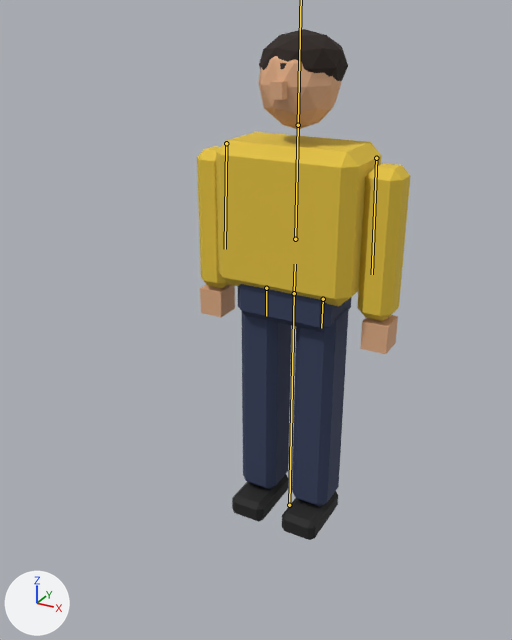
One commit to the glTF model public/assets/player.glb: the scene before it, then after it.
Before and after are seen from a 50 mm lens placed at (1.008, -2.115, 1.843), pointed at (0.015, -0.309, 0.94). The lights are fixed; the arrows at lower left show +X, +Y and +Z. The picture after the commit comes second. The bones that bend it are drawn over the model as lines.

Names of what the first picture shows: 'player_arm.L', 'player_arm.R', 'player_hair', 'player_hand.L', 'player_hand.R', 'player_head', 'player_leg.L', 'player_leg.R', 'player_nose', 'player_pelvis', 'player_shoe.L', 'player_shoe.R', 'player_torso'.
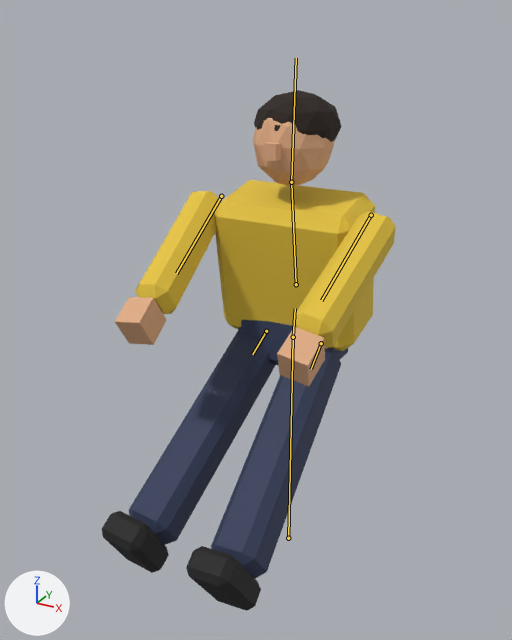
The newer file adds an action. The first version stands in its rest pose; the second is drawn at frame 12 of the action 'Ride'.

Changed parts and their boxes [x1, y1, x2, y2] in the pictures (512 x 640 px):
'player_torso', posed: before [216, 132, 381, 306]; after [214, 180, 375, 351]
'player_leg.R', posed: before [242, 312, 292, 489]; after [129, 331, 276, 545]
'player_leg.L', posed (126% wider, 16% taller): before [292, 307, 349, 506]; after [211, 348, 341, 578]
'player_arm.L', posed (91% wider, 13% shorter): before [357, 163, 410, 321]; after [293, 211, 395, 348]
'player_head', posed (7% shorter): before [258, 56, 341, 129]; after [253, 118, 334, 186]
'player_arm.R', posed: before [197, 146, 228, 288]; after [135, 191, 220, 314]
'player_hair', posed: before [259, 29, 348, 81]; after [254, 90, 342, 142]
'player_shoe.L', posed: before [282, 491, 338, 540]; after [186, 546, 261, 611]
'player_shoe.R', posed: before [232, 474, 289, 522]; after [102, 511, 169, 573]
'player_hand.L', posed: before [360, 315, 398, 354]; after [277, 327, 325, 387]
'player_hand.R', posed: before [200, 284, 235, 317]; after [115, 297, 166, 345]
'player_nose', posed: before [270, 81, 287, 100]; after [264, 142, 281, 161]
bone 'root', root to tip: before (289, 505) to (294, 293); after (288, 538) to (293, 337)
bone 'hips', root to tip: before (294, 293) to (295, 264); after (293, 337) to (295, 308)
bone 'chest', root to tip: before (295, 239) to (298, 125); after (296, 284) to (291, 182)
bone 'arm.L', root to tip: before (376, 158) to (372, 274); after (371, 215) to (321, 300)
bone 'arm.R', root to tip: before (226, 143) to (225, 249); after (221, 196) to (176, 273)
bone 'leg.L', root to tip: before (323, 299) to (321, 328); after (321, 343) to (311, 369)
bone 'leg.R', root to tip: before (266, 288) to (266, 316); after (266, 331) to (252, 354)

The change in detail:
Bone 'root' (bone_root) moves from (0.0, 0.0, 0.0) to (0.0, -0.17, 0.0).
Bone 'hips' (bone_hips) turns from (0, 0, 0) to (-4, 0, 0) degrees about its own x, y and z.
Bone 'chest' (bone_chest) turns from (0, 0, 0) to (13, 2, 0) degrees about its own x, y and z.
Bone 'arm.L' (bone_arm_l) turns from (0, 0, 0) to (-72, 0, 8) degrees about its own x, y and z.
Bone 'arm.R' (bone_arm_r) turns from (0, 0, 0) to (-72, 0, -8) degrees about its own x, y and z.
Bone 'head' (bone_head) turns from (0, 0, 0) to (-10, -2, 0) degrees about its own x, y and z.
Bone 'leg.L' (bone_leg_l) turns from (0, 0, 0) to (-54, 0, -6) degrees about its own x, y and z.
Bone 'leg.R' (bone_leg_r) turns from (0, 0, 0) to (-54, 0, 6) degrees about its own x, y and z.
